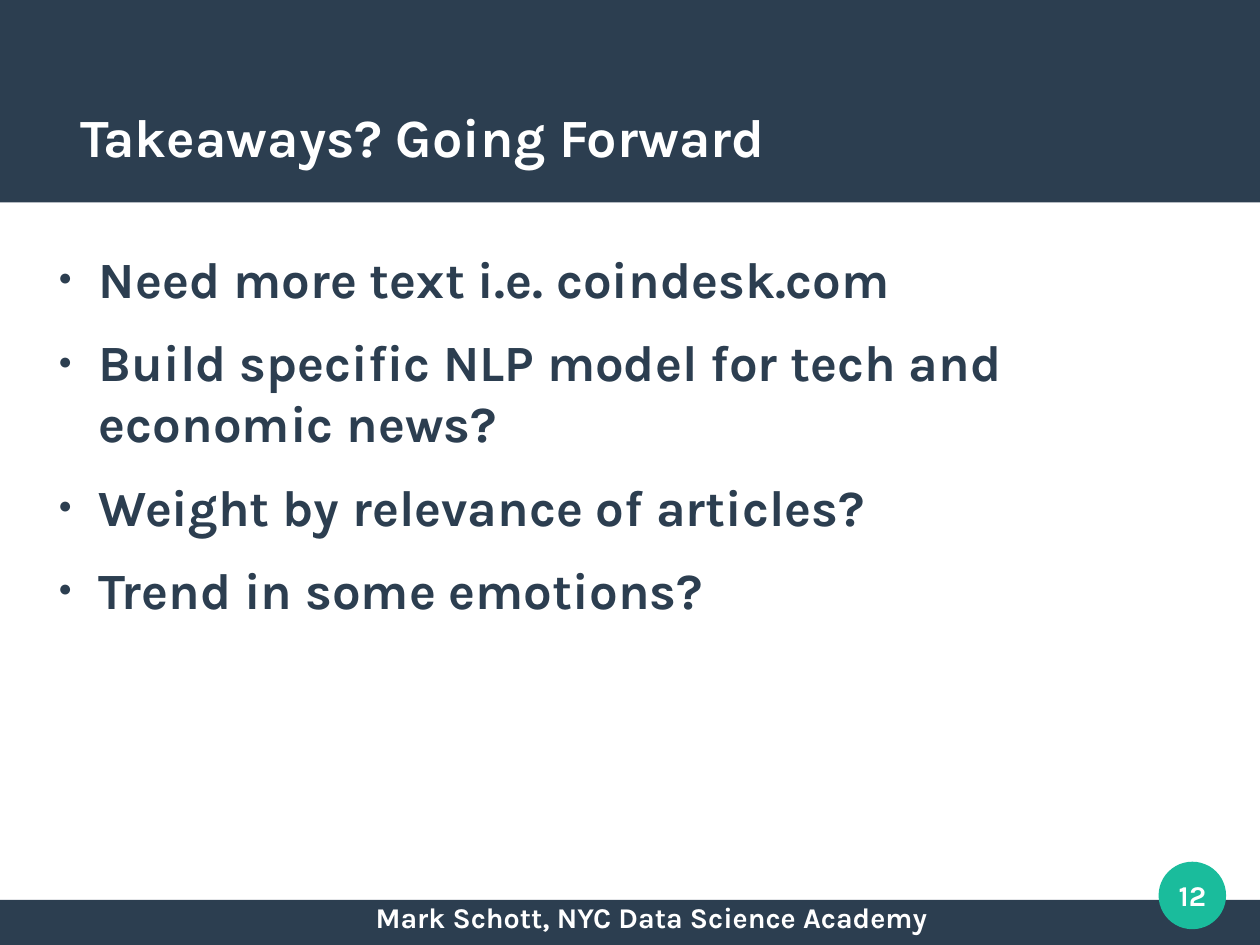
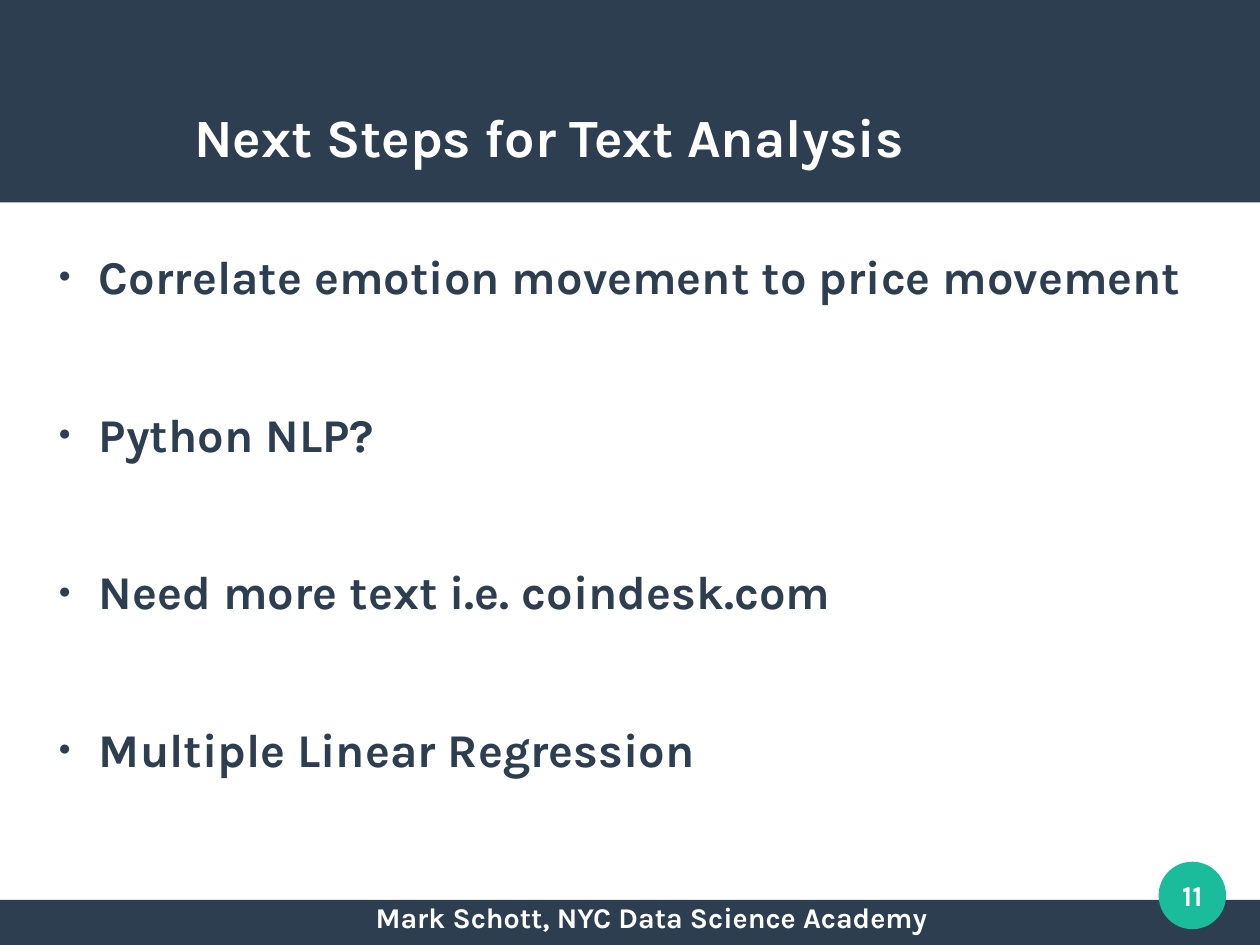
Before and after one commit to nycdatasci/bootcamp009_project, a slide deck: slide 11 of Project2-WebScraping/markschott/bitcoin/presentation/project2_mark_schott_prez.odp (slide 12 before the commit). Drawn at 1260x945 pixels with LibreOffice and Linux fonts; fonts in the diff are those of the drawing. Boxes give left, top, right and bottom in pixels: in the first picture for what was removed or moved away, otherwise in the second. Text is boxed around its words. In the diff, an @@ line names an element or a change of style, - is before the commit and + after.

```diff
--- a/Project2-WebScraping/markschott/bitcoin/presentation/project2_mark_schott_prez.odp
+++ b/Project2-WebScraping/markschott/bitcoin/presentation/project2_mark_schott_prez.odp
@@ title at [194,118,904,170]: text changed @@
-Takeaways? Going Forward
+Next Steps for Text Analysis
@@ text at [99,260,1181,463]: paragraphs added @@
+● Correlate emotion movement to price movement
+● Python NLP?
@@ text at [99,575,831,610]: size 32 to 29.6 pt in "Need more text i.e. coindesk.com" @@
@@ text at [99,733,695,778]: text changed; size 32 to 29.6 pt @@
-● Build specific NLP model for tech and economic news?
-● Weight by relevance of articles?
-● Trend in some emotions?
+● Multiple Linear Regression
@@ page number at [1182,887,1202,906]: text changed @@
-12
+11
```
Also in this commit, not shown: 11 other slides changed, 3 slides added, 1 slide removed, 45 other files.
